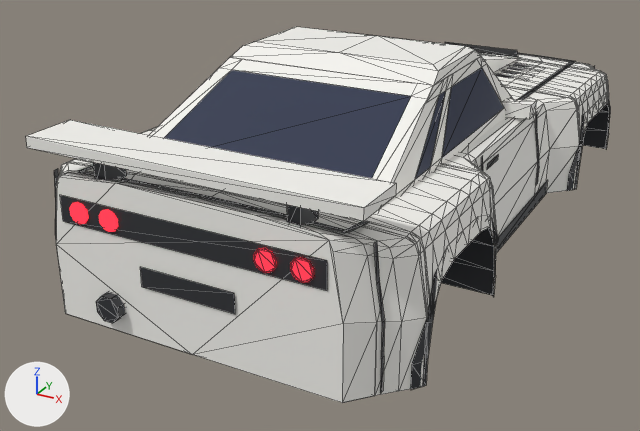
Two versions of the glTF model assets/meshes/ryu/Ryu.glb, one commit apart.
Camera for both pictures: a 50 mm camera at (6.83, -14.98, 5.51) aimed at (-0.84, -1.04, -1.46). The axes (+X, +Y, +Z) are drawn at lower left. The lights are the same throughout. The older version comes first. Mesh edges are drawn as thin lines on the coarser meshes.

Names of what the first picture shows: 'BumperRear', 'Cowl', 'Door_FR', 'Fender_FR', 'Fender_RR', 'Opt_Wing_Rally_WingBlade', 'Pillars', 'RearWindow', 'Roof', 'TailGarnish', 'Trunk', 'Underbody' and 22 more.
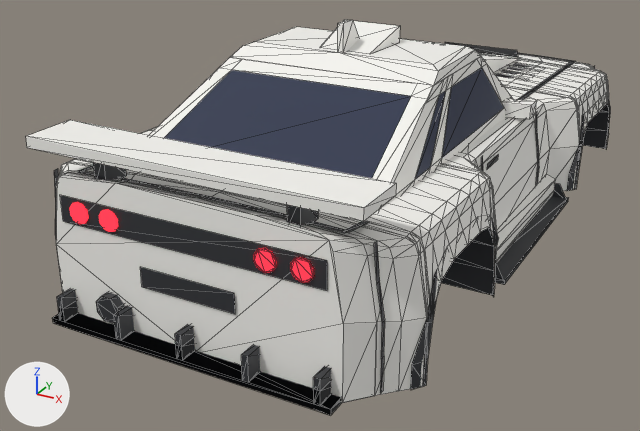
Patch to the scene script:
```diff
--- a/assets/meshes/ryu/Ryu.glb.py
+++ b/assets/meshes/ryu/Ryu.glb.py
@@ me_opt_roof_scoop_accroofscoop @@
+me_opt_roof_scoop_accroofscoop.from_pydata([(-0.48, -1.7, 2.02), (0.48, -1.7, 2.02), (0.55, -0.65, 2.3), (-0.55, -0.65, 2.3), (0.55, -0.65, 2.0), (0.48, -1.7, 2.0), (-0.48, -1.7, 2.0), (-0.55, -0.65, 2.0)], [], [(0, 1, 2), (0, 2, 3), (4, 2, 1), (4, 1, 5), (6, 0, 3), (6, 3, 7)])
+me_opt_roof_scoop_accroofscoop.materials.append(mat_body)  # white #f7f6f1
@@ me_opt_roof_fin_accsharkfin @@
+me_opt_roof_fin_accsharkfin.from_pydata([(0.05, -1.5, 2.5), (0.05, -1.85, 2.5), (0.05, -1.85, 2.01), (0.05, -1.15, 2.01), (-0.05, -1.15, 2.01), (-0.05, -1.85, 2.01), (-0.05, -1.85, 2.5), (-0.05, -1.5, 2.5)], [], [(0, 1, 2), (0, 2, 3), (4, 5, 6), (4, 6, 7), (6, 1, 0), (6, 0, 7), (7, 0, 3), (7, 3, 4), (5, 2, 1), (5, 1, 6)])
+me_opt_roof_fin_accsharkfin.materials.append(mat_body)  # white #f7f6f1
@@ ob_opt_skirts_side_accskirt_r @@
+ob_opt_skirts_side_accskirt_r = bpy.data.objects.new('Opt_Skirts_Side_AccSkirt_R', me_opt_skirts_side_accskirt_r)  # 10 vertices, 14 faces; spans x 2.72..2.92, y -2.05..2.05, z -1.46..-0.98; in mat_body (white #f7f6f1)
+ob_opt_skirts_side_accskirt_r.location = (0.0, 0.0, 0.0)
@@ ob_opt_skirts_blade_accsideblade_r @@
+ob_opt_skirts_blade_accsideblade_r = bpy.data.objects.new('Opt_Skirts_Blade_AccSideBlade_R', me_opt_skirts_blade_accsideblade_r)  # 16 vertices, 16 faces; spans x 2.72..3.22, y -2.05..2.05, z -1.48..-1.12; in mat_trim (dark grey #2f3035)
+ob_opt_skirts_blade_accsideblade_r.location = (0.0, 0.0, 0.0)
@@ ob_opt_roof_scoop_accroofscoop @@
+ob_opt_roof_scoop_accroofscoop = bpy.data.objects.new('Opt_Roof_Scoop_AccRoofScoop', me_opt_roof_scoop_accroofscoop)
+ob_opt_roof_scoop_accroofscoop.location = (0.0, 0.0, 0.0)
@@ ob_opt_roof_fin_accsharkfin @@
+ob_opt_roof_fin_accsharkfin = bpy.data.objects.new('Opt_Roof_Fin_AccSharkFin', me_opt_roof_fin_accsharkfin)
+ob_opt_roof_fin_accsharkfin.location = (0.0, 0.0, 0.0)
@@ ob_opt_diffuser_road_accdiffuser @@
+ob_opt_diffuser_road_accdiffuser = bpy.data.objects.new('Opt_Diffuser_Road_AccDiffuser', me_opt_diffuser_road_accdiffuser)  # a box spanning x -2.4..2.4, y -6.64..-6.09, z -1.44..-1.34; a box spanning x -2.25..-2.15, y -6.64..-6.09, z -1.34..-1.12; a box spanning x -0.05..0.05, y -6.64..-6.09, z -1.34..-1.12; a box spanning x 2.15..2.25, y -6.64..-6.09, z -1.34..-1.12; in mat_trim (dark grey #2f3035)
+ob_opt_diffuser_road_accdiffuser.location = (0.0, 0.0, 0.0)
@@ ob_opt_diffuser_race_accdiffuserrace @@
+ob_opt_diffuser_race_accdiffuserrace = bpy.data.objects.new('Opt_Diffuser_Race_AccDiffuserRace', me_opt_diffuser_race_accdiffuserrace)  # a box spanning x -2.4..2.4, y -6.64..-5.74, z -1.44..-1.34; a box spanning x -2.25..-2.15, y -6.64..-5.74, z -1.34..-0.94; a box spanning x -1.15..-1.05, y -6.64..-5.74, z -1.34..-0.94; a box spanning x -0.05..0.05, y -6.64..-5.74, z -1.34..-0.94; a box spanning x 1.05..1.15, y -6.64..-5.74, z -1.34..-0.94; a box spanning x 2.15..2.25, y -6.64..-5.74, z -1.34..-0.94; in mat_trim (dark grey #2f3035)
+ob_opt_diffuser_race_accdiffuserrace.location = (0.0, 0.0, 0.0)
```

Location of each change, (x1, y1, x2, y2) in pixels of the pictures (640 x 431 px):
'Opt_Diffuser_Road_AccDiffuser', added
    after: (53, 301, 341, 415)
'Opt_Diffuser_Race_AccDiffuserRace', added
    after: (54, 289, 341, 412)
'Opt_Skirts_Blade_AccSideBlade_R', added
    after: (495, 183, 568, 285)
'Opt_Skirts_Side_AccSkirt_R', added
    after: (496, 174, 556, 264)
'Opt_Roof_Scoop_AccRoofScoop', added
    after: (320, 20, 400, 54)
'Opt_Roof_Fin_AccSharkFin', added
    after: (338, 20, 359, 53)
